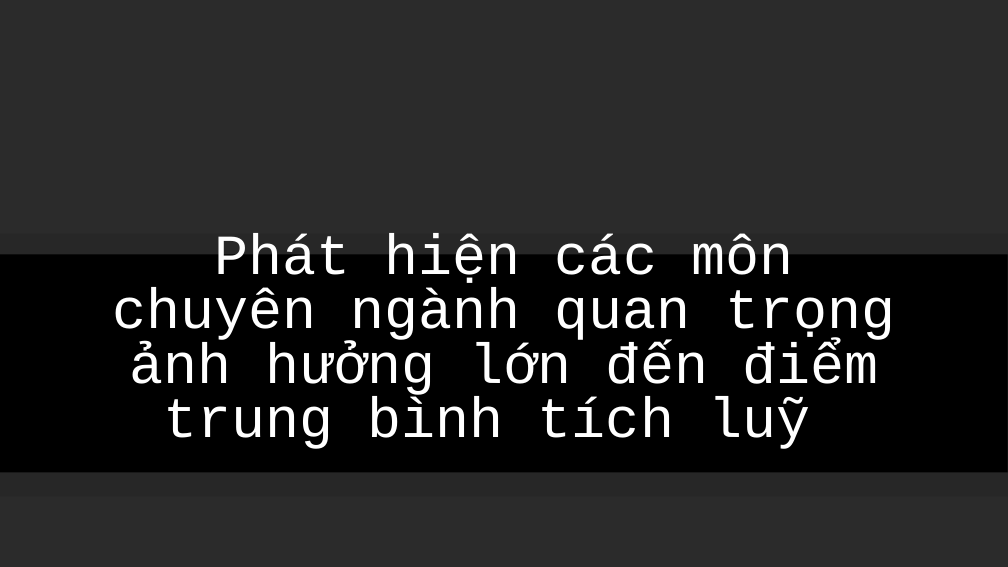
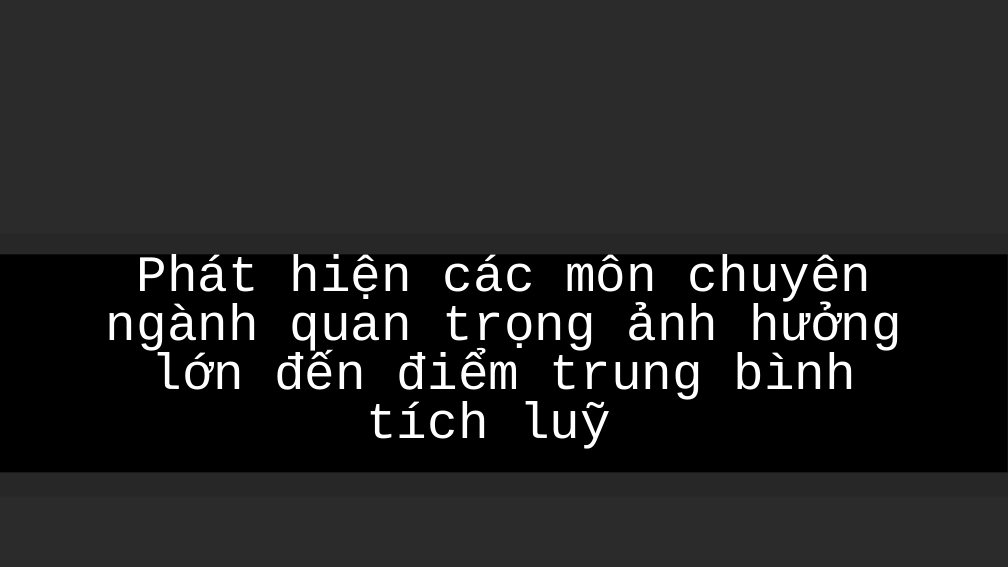
Before and after one commit to quantienquanz/Academic-Impact-Tracker, a slide deck: slide 1 of PPTX/Tuần 4.pptx. Drawn at 1008x567 pixels with LibreOffice and Linux fonts; fonts in the diff are those of the drawing; background and template pictures are left out; a plain dark background stands for a picture behind light text. Boxes give left, top, right and bottom in pixels: in the first picture for what was removed or moved away, otherwise in the second. Text is boxed around its words. In the diff, an @@ line names an element or a change of style, - is before the commit and + after.

```diff
--- a/PPTX/Tuần 4.pptx
+++ b/PPTX/Tuần 4.pptx
@@ title "Phát hiện các môn chuyên ..." at [106,254,902,449]: size 54 to 48.6 pt @@
```
Also in this commit, not shown: 4 other slides changed, 10 slides added, 1 slide removed.
